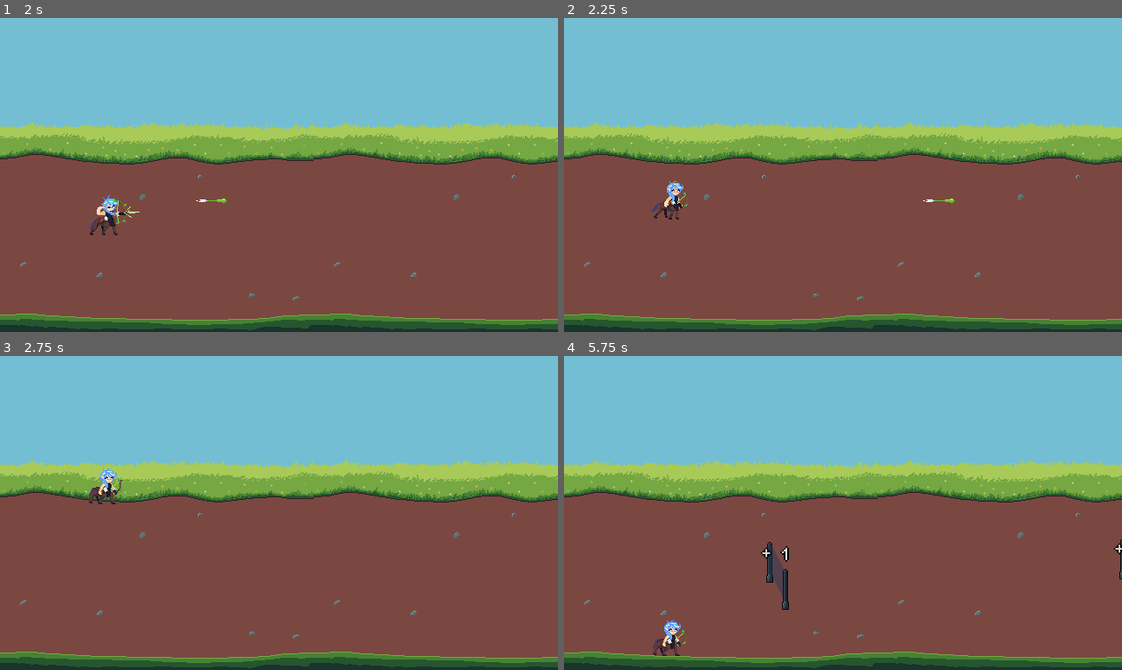
Above: before the commit, frames 1-4 (two rows, left to right).
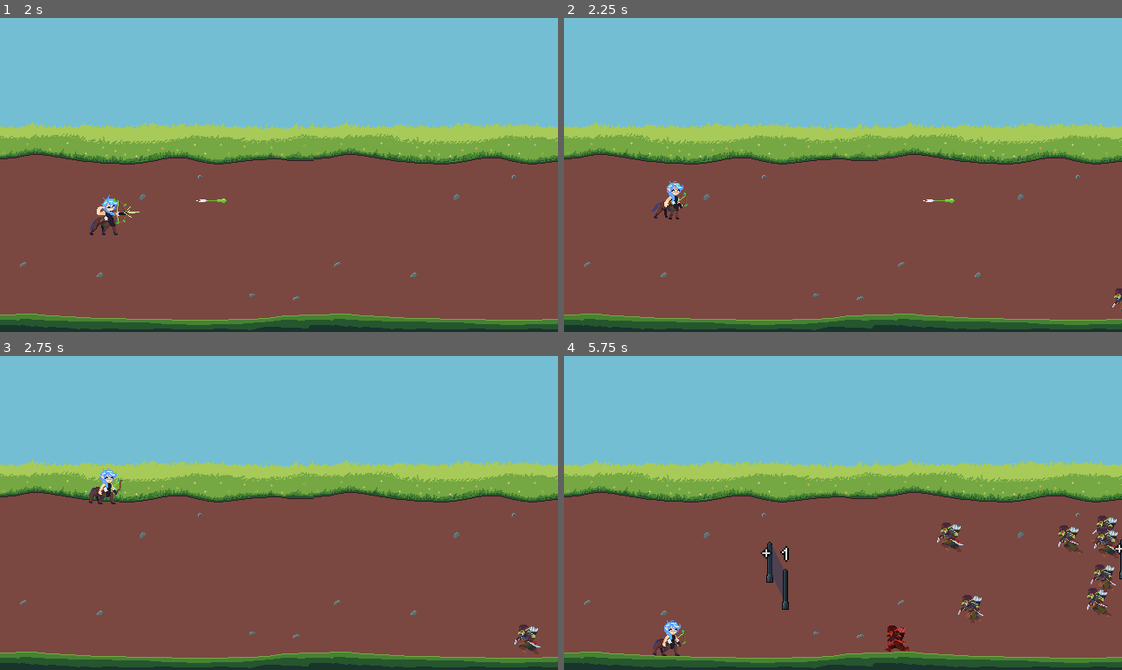
Above: after the commit, the same moments.

Repository: skyegrey/GatesGame
Game: Godot game, scene res://Scenes/main.tscn
Same seed, same stepped clock (60 frames per second), same inputs: the game is played once before the commit and once after it.
Inputs:
- Up to frame 1 (2 s): hold W (character_move_up) 0.53-1.28 s; hold S (character_move_down) from 1.28 s (still down)
- Up to frame 2 (2.25 s): release S (character_move_down) at 2.03 s; hold W (character_move_up) from 2.03 s (still down)
- Up to frame 3 (2.75 s): keep holding W (character_move_up)
- Up to frame 4 (5.75 s): release W (character_move_up) at 3.53 s; hold S (character_move_down) from 3.53 s (still down)

Frame 1 is identical in both runs. In frame 2, less than 0.1% of the frame differs, in the area x 98-100%, y 86-94%; in frame 3, 0.2%; in frame 4, 1.5%, in the area x 57-100%, y 50-95%.

Commit message:
todo updates

Diff:
--- a/Godot/gatesgame/Scenes/main.tscn
+++ b/Godot/gatesgame/Scenes/main.tscn
@@ -84,7 +84,8 @@
 metadata/_edit_lock_ = true
 
 [node name="WaveTimer" type="Timer" parent="EnemyManager"]
-wait_time = 1.47
+wait_time = 2.0
+autostart = true
 
 [node name="BossSpawnTimer" type="Timer" parent="EnemyManager"]
 wait_time = 5.0
Not shown, changed: Obsidian/GatesGame/ToDo list.md
